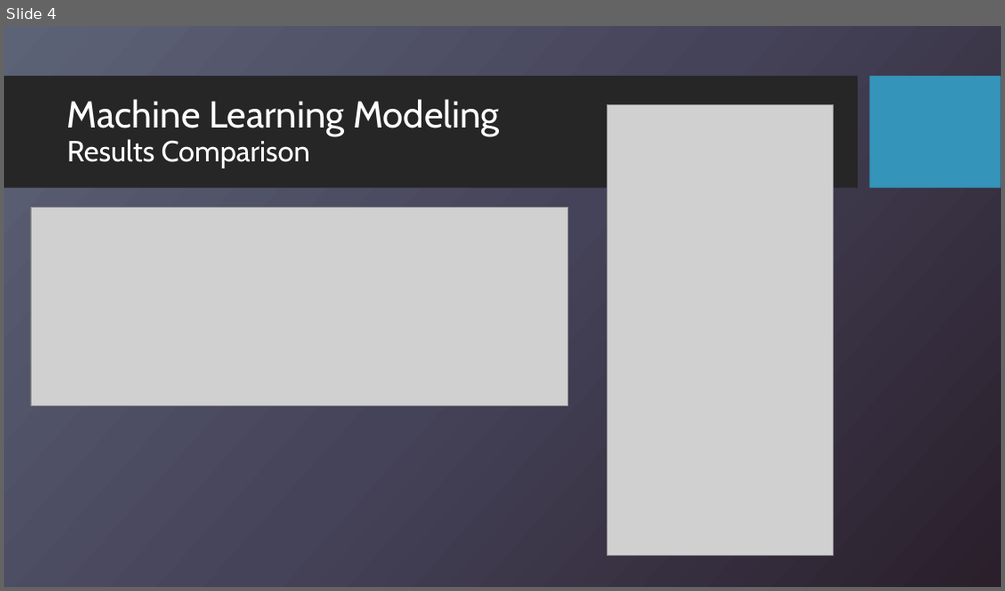
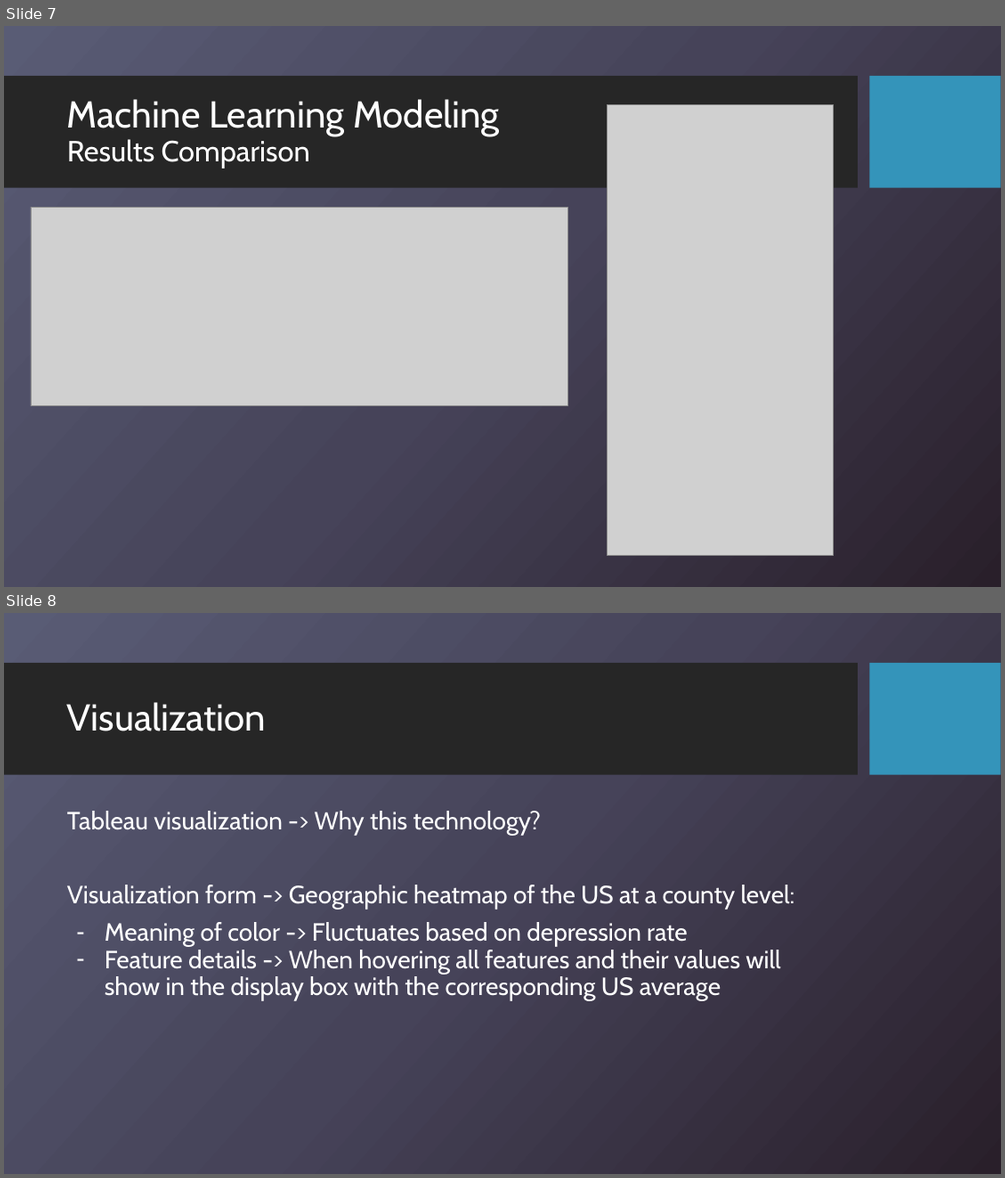
Before and after one commit to bpietrancosta/Our-Project, a slide deck: Group 2 Bootcamp Final Project - Depression Rate Predictions.pptx. Shown one above the other, each under a label of ours: slide 4 before the commit, slides 7 and 8 after it. The pictures are 1005x591 and 1005x1178 pixels, drawn with LibreOffice and Linux fonts; fonts in the diff are those of the drawing; grey boxes stand for pictures; background and template pictures are left out. Boxes give left, top, right and bottom in pixels: in the first picture for what was removed or moved away, otherwise in the second. Text is boxed around its words. In the diff, an @@ line names an element or a change of style, - is before the commit and + after.

```diff
--- a/Group 2 Bootcamp Final Project - Depression Rate Predictions.pptx
+++ b/Group 2 Bootcamp Final Project - Depression Rate Predictions.pptx
@@ slide 8 added at (4,613,1001,1174), background picture (left out); not listed: 2 template elements that a slide beside it also shows @@
@@ title added at (67,702,266,731), 36 pt, text #FFFFFF @@
+Visualization
@@ text added at (67,811,795,1000), 24 pt, text #FFFFFF @@
+Tableau visualization -> Why this technology?
+Visualization form -> Geographic heatmap of the US at a county level:
+– Meaning of color -> Fluctuates based on depression rate
+– Feature details -> When hovering all features and their values will show in the display box with the corresponding US average
@@ what was slide 4 is now slide 7 @@
```
Also in this commit, not shown: 3 slides changed, 3 other slides added.
